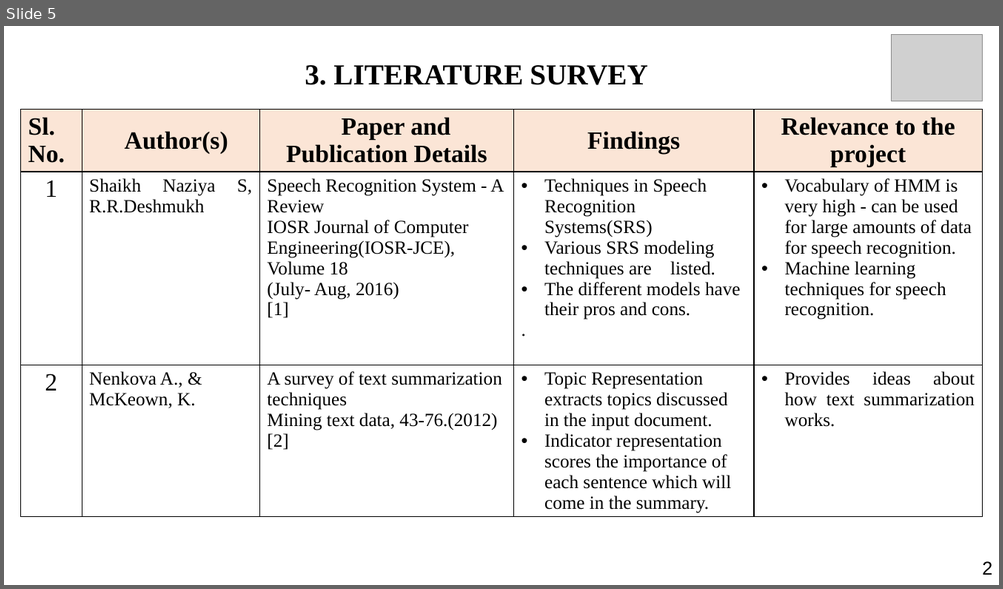
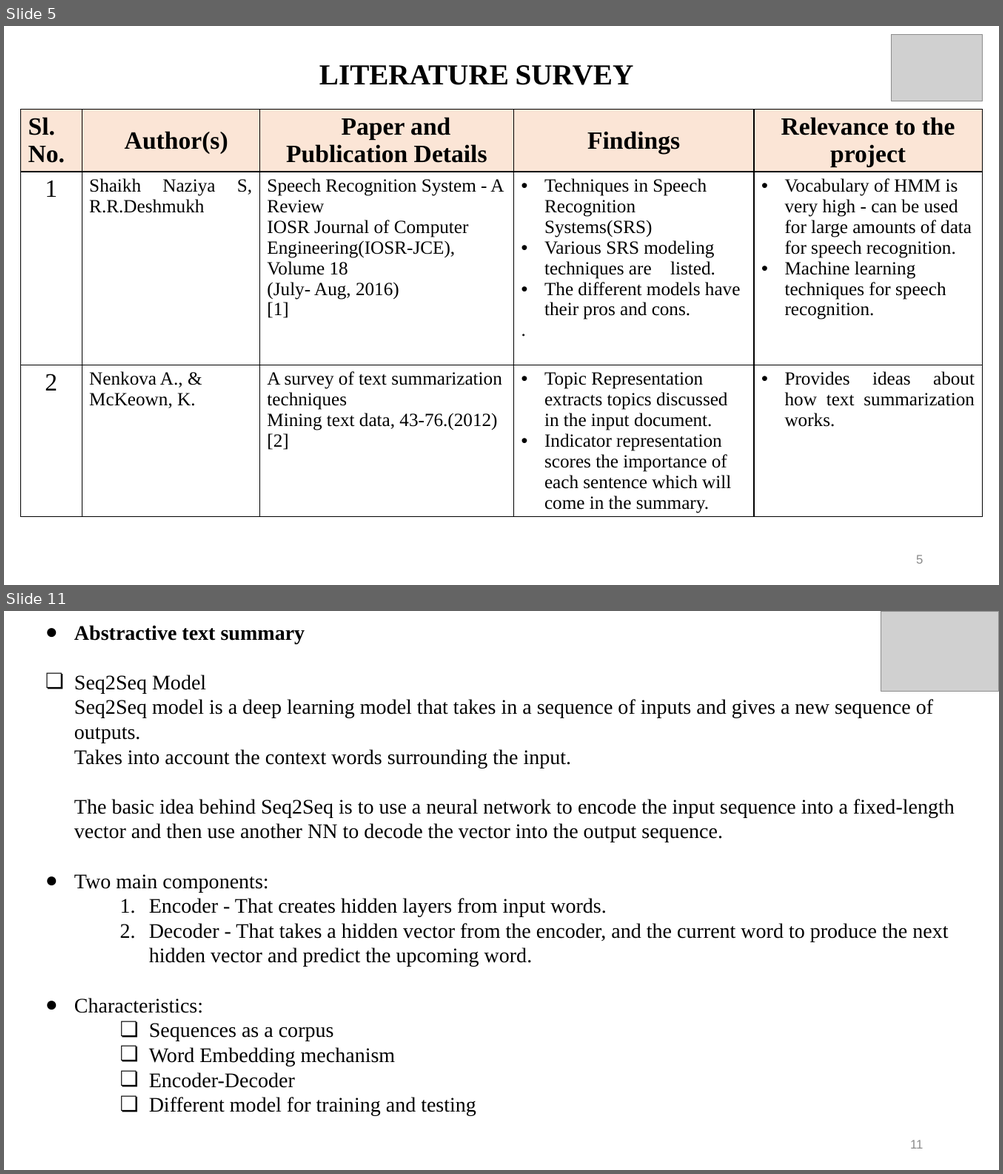
Before and after one commit to Hariomsmit/TransSummarize, a slide deck: MINI_PROJECT.pptx. Shown one above the other, each under a label of ours: slide 5 before the commit, slides 5 and 11 after it; the slides between them are not shown. The pictures are 1003x589 and 1003x1174 pixels, drawn with LibreOffice and Linux fonts; fonts in the diff are those of the drawing; grey boxes stand for pictures. Boxes give left, top, right and bottom in pixels: in the first picture for what was removed or moved away, otherwise in the second. Text is boxed around its words. In the diff, an @@ line names an element or a change of style, - is before the commit and + after.

```diff
--- a/MINI_PROJECT.pptx
+++ b/MINI_PROJECT.pptx
@@ slide 11 added at (4,611,999,1170), background #FFFFFF @@
@@ text added at (74,625,954,1116), 20 pt, text #000000 @@
+● Abstractive text summary
+❏ Seq2Seq Model
+Seq2Seq model is a deep learning model that takes in a sequence of inputs and gives a new sequence of outputs.
+Takes into account the context words surrounding the input.
+The basic idea behind Seq2Seq is to use a neural network to encode the input sequence into a fixed-length vector and then use another NN to decode the vector into the output sequence.
+● Two main components:
+1. Encoder - That creates hidden layers from input words.
+2. Decoder - That takes a hidden vector from the encoder, and the current word to produce the next hidden vector and predict the upcoming word.
+● Characteristics:
+❏ Sequences as a corpus
+❏ Word Embedding mechanism
+❏ Encoder-Decoder
+❏ Different model for training and testing
@@ picture added at (881,612,999,692) @@
@@ page number added at (910,1140,922,1149), 12 pt, text #8B8B8B @@
+11
@@ slide 5 changed as well @@
@@ title at (319,65,634,85): text changed @@
-3. LITERATURE SURVEY
+LITERATURE SURVEY
@@ page number added at (916,555,922,564), 12 pt, text #8B8B8B @@
+5
@@ text removed at (982,562,992,575) @@
-2
```
Also in this commit, not shown: 8 other slides changed, 4 other slides added, 1 slide removed, 11 other files.
